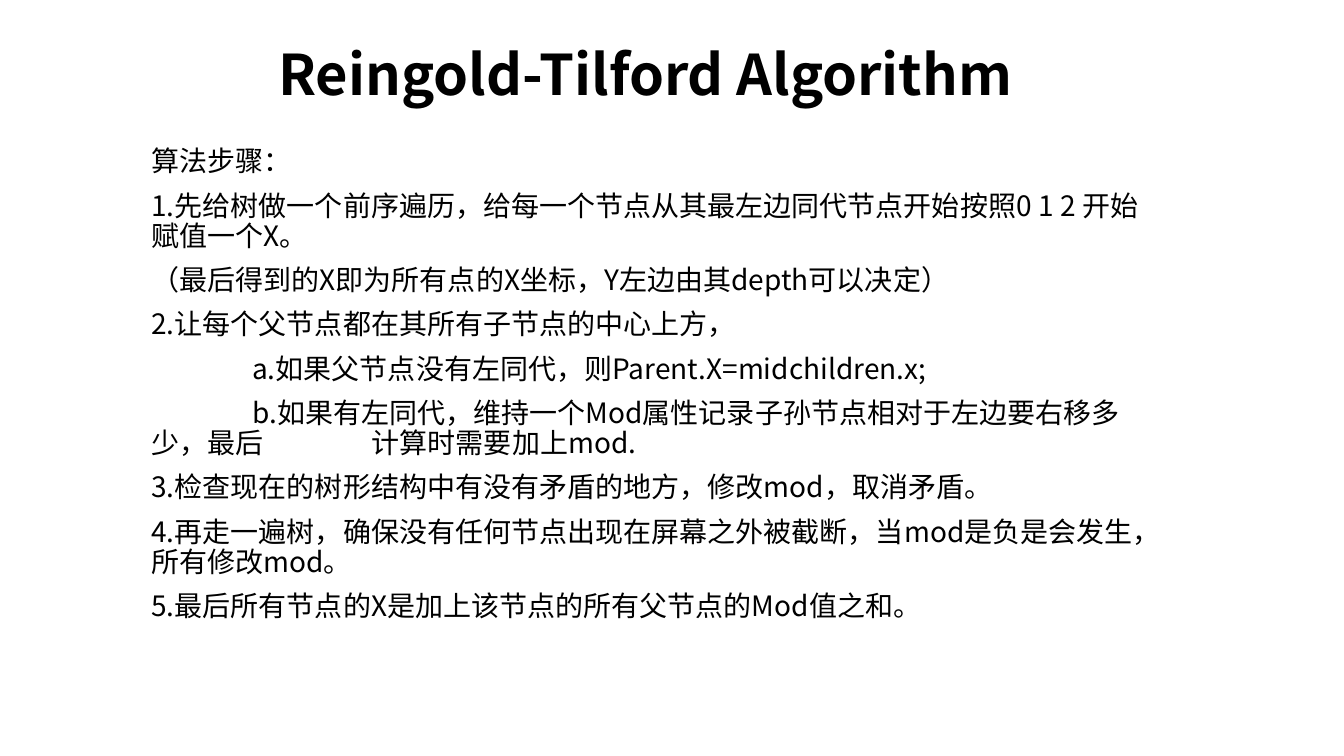
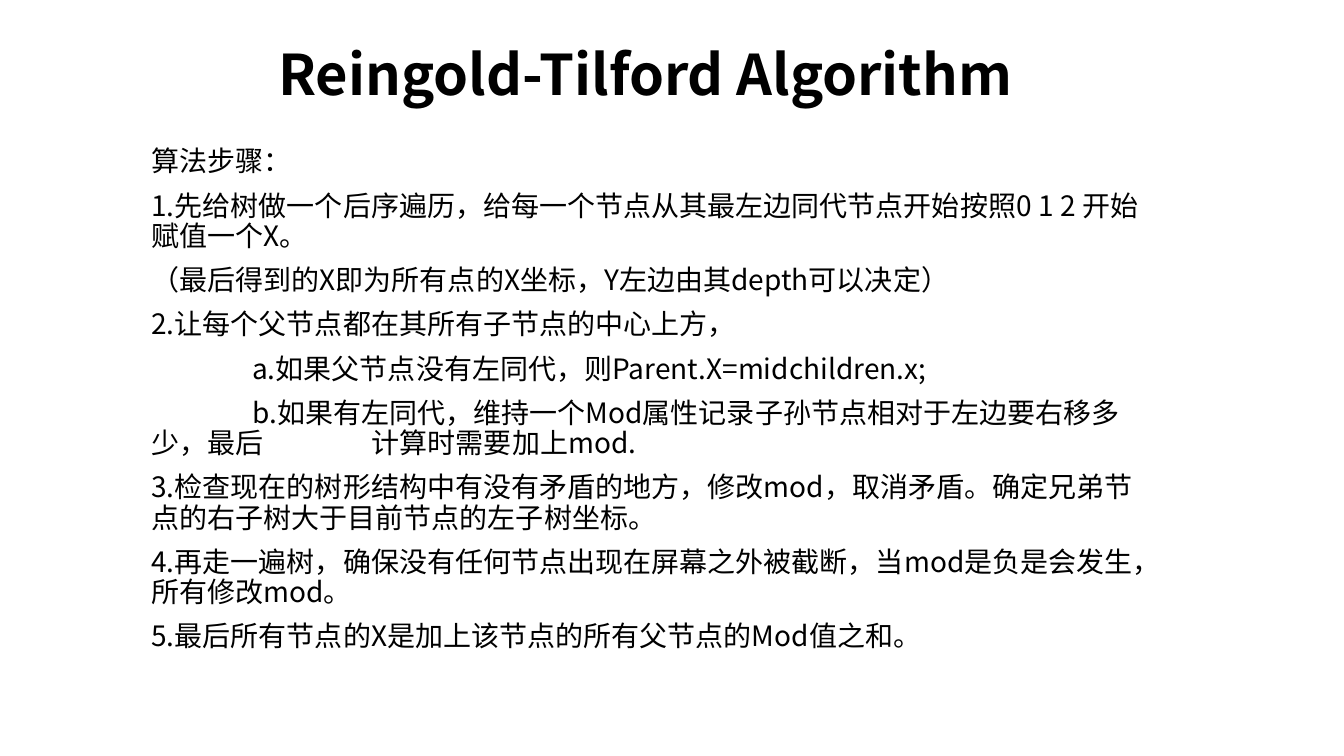
Before and after one commit to kenzoyan/vis_assignment4_Reingold-Tilford-Tree, a slide deck: slide 1 of Reingold-Tilford Algorithm.pptx. Drawn at 1344x756 pixels with LibreOffice and Linux fonts; fonts in the diff are those of the drawing. Boxes give left, top, right and bottom in pixels: in the first picture for what was removed or moved away, otherwise in the second. Text is boxed around its words. In the diff, an @@ line names an element or a change of style, - is before the commit and + after.

Commit message:
ppt change

```diff
--- a/Reingold-Tilford Algorithm.pptx
+++ b/Reingold-Tilford Algorithm.pptx
@@ subtitle at box(151, 192, 1138, 249): text changed @@
-1.先给树做一个前序遍历，给每一个节点从其最左边同代节点开始按照0 1 2 开始赋值一个X。
+1.先给树做一个后序遍历，给每一个节点从其最左边同代节点开始按照0 1 2 开始赋值一个X。
@@ subtitle at box(151, 473, 1132, 531): text changed @@
-3.检查现在的树形结构中有没有矛盾的地方，修改mod，取消矛盾。
+3.检查现在的树形结构中有没有矛盾的地方，修改mod，取消矛盾。确定兄弟节点的右子树大于目前节点的左子树坐标。
```
Also in this commit, not shown: 1 other slide changed.
